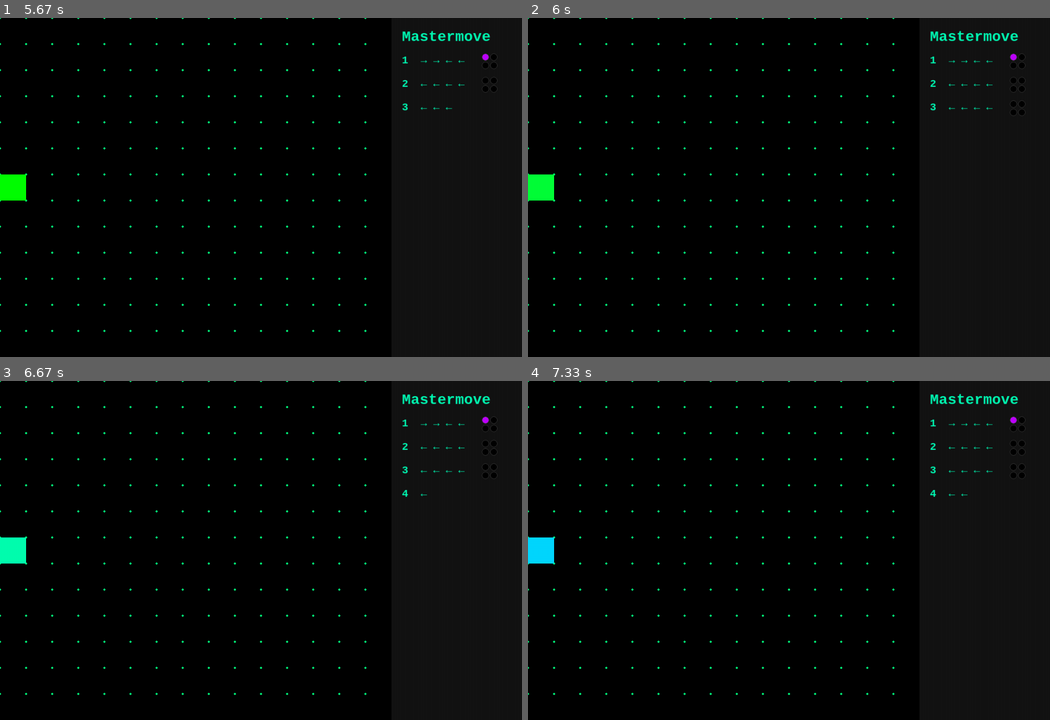
Above: before the commit, frames 1-4 (two rows, left to right).
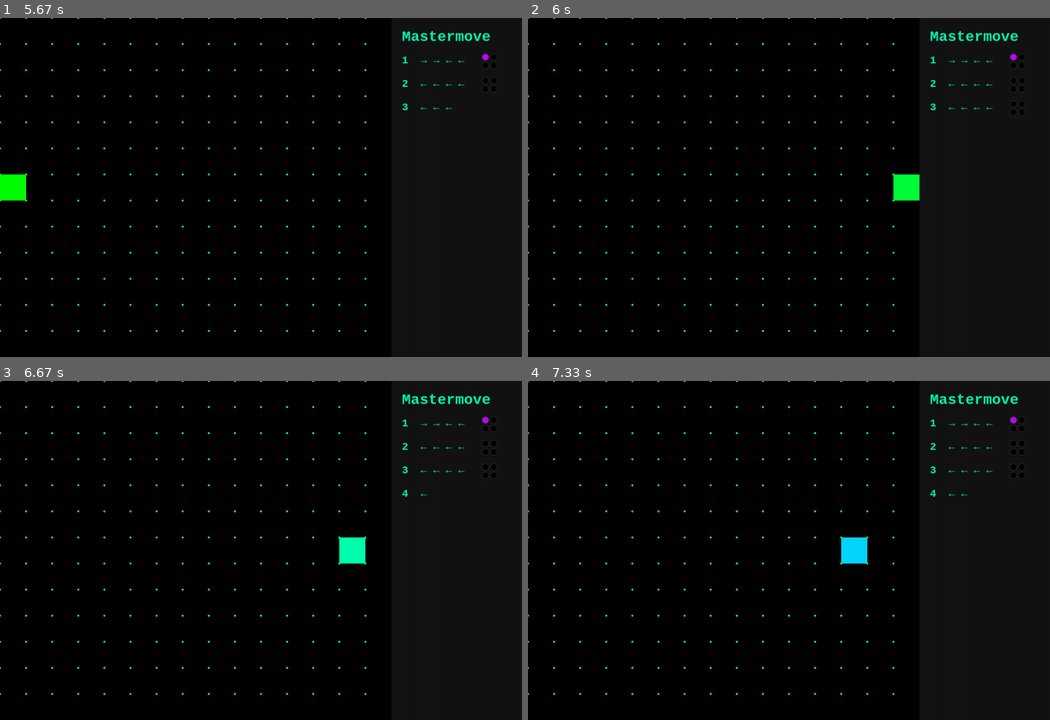
Above: after the commit, the same moments.

Repository: elsbethcodes/master-move
Game: pygame game, started from intro_to_pygame.py
Same seed, same stepped clock (60 frames per second), same inputs: the game is played once before the commit and once after it.
Inputs:
- Up to frame 1 (5.67 s): hold Right 0.33-0.8 s; hold Right 0.83-1.3 s; hold Left 1.33-1.87 s; hold Left 1.9-2.3 s; hold Left 2.33-2.8 s; hold Left 2.83-3.37 s; hold Left 3.4-3.8 s; hold Left 3.83-4.3 s; hold Left 4.33-4.87 s; hold Left 4.9-5.3 s; hold Left from 5.33 s (still down)
- Up to frame 2 (6 s): release Left at 5.8 s; hold Left from 5.83 s (still down)
- Up to frame 3 (6.67 s): release Left at 6.37 s; hold Left from 6.4 s (still down)
- Up to frame 4 (7.33 s): release Left at 6.8 s; hold Left 6.83-7.3 s

Frame 1 is identical in both runs. In frame 2, 0.8% of the frame differs, in the area x 0-75%, y 46-54%; in frame 3, 0.8%; in frame 4, 0.8%.

Commit message:
Game complete & game over messages

Diff:
--- a/intro_to_pygame.py
+++ b/intro_to_pygame.py
@@ -34,7 +34,7 @@
 guesses = []
 feedback = []
 sequence = [random.choice(['↑', '↓', '→', '←']) for x in range(4)]
-print(sequence)
+#print(sequence) #check
 
 
 """ Function to fade the colour of the playing square """
@@ -167,50 +167,50 @@
 
     """ Screen boundary """
     if player.left < 0:
+        player.right = SCREEN_WIDTH
+    elif player.right > SCREEN_WIDTH:
         player.left = 0
-    if player.right > SCREEN_WIDTH:
-        player.right = SCREEN_WIDTH
     if player.top < 0:
+        player.bottom = SCREEN_HEIGHT
+    elif player.bottom > SCREEN_HEIGHT:
         player.top = 0
-    if player.bottom > SCREEN_HEIGHT:
-        player.bottom = SCREEN_HEIGHT
 
     if event.type == pygame.KEYUP:
         can_move = True
 
+
+    """ Screen background """
+    screen.fill((0,0,0)) # resets the screen to black
+
+    for x in range(0, SCREEN_WIDTH, TILE_SIZE):
+        for y in range(0, SCREEN_HEIGHT, TILE_SIZE):
+            pygame.draw.circle(screen, dot_colour, (x, y), dot_radius) # draws grid of dots
+            # pygame.draw.circle(screen, dot_colour, (x, y), dot_radius) # can replace the above with this line for the grid to change colour like the playing square
+
+    r, g, b = update_color(r, g, b)
+
+    """ Border on playing square """
+    #pygame.draw.rect(screen, (100, 100, 100), player)
+    #inner_rect = player.inflate(-4, -4)
+    #pygame.draw.rect(screen, (r, g, b), inner_rect)
+
+    pygame.draw.rect(screen, (r, g, b), player)
+
+    draw_mastermind_panel(screen, guesses, feedback)
+
     if feedback: # checks feedback is non-empty
         if c == GOES*4 or feedback[-1] == ['correct','correct','correct','correct']:
             can_move = False
-            # ISSUE: words not showing
             if c == GOES*4:
                 y1 = 70 + GOES * 45
-                game_over_surf = font.render("Game Over", True, (0, 250, 180))
+                sequence_print = "".join(str(x) for x in sequence)
+                game_over_surf = font.render(f"Solution: {sequence_print}", True, (0, 250, 180))
                 screen.blit(game_over_surf, (SCREEN_WIDTH + 20, y1))
             if feedback[-1] == ['correct','correct','correct','correct']:
                 y2 = 70 + len(feedback) * 45
                 game_complete_surf = font.render("Game Complete", True, (0, 250, 180))
                 screen.blit(game_complete_surf, (SCREEN_WIDTH + 20, y2))
 
-
-
-    """ Screen background """
-    screen.fill((0,0,0)) # resets the screen to black
-
-    for x in range(0, SCREEN_WIDTH, TILE_SIZE):
-        for y in range(0, SCREEN_HEIGHT, TILE_SIZE):
-            pygame.draw.circle(screen, dot_colour, (x, y), dot_radius) # draws grid of dots
-            # pygame.draw.circle(screen, dot_colour, (x, y), dot_radius) # can replace the above with this line for the grid to change colour like the playing square
-
-    r, g, b = update_color(r, g, b)
-
-    """ Border on playing square """
-    #pygame.draw.rect(screen, (100, 100, 100), player)
-    #inner_rect = player.inflate(-4, -4)
-    #pygame.draw.rect(screen, (r, g, b), inner_rect)
-
-    pygame.draw.rect(screen, (r, g, b), player)
-
-    draw_mastermind_panel(screen, guesses, feedback)
     pygame.display.update()# most important line
     clock.tick(90) # frames per second
 
